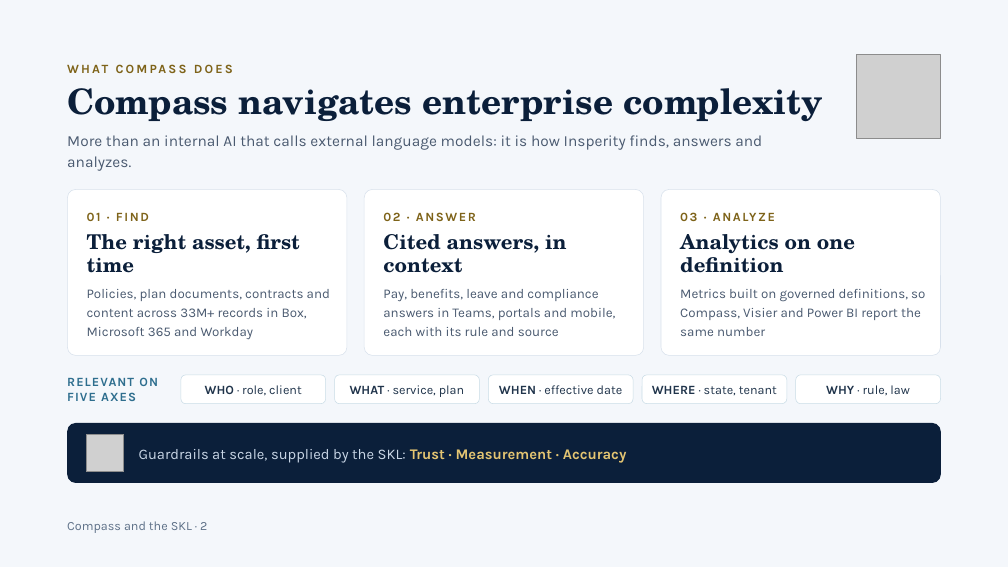
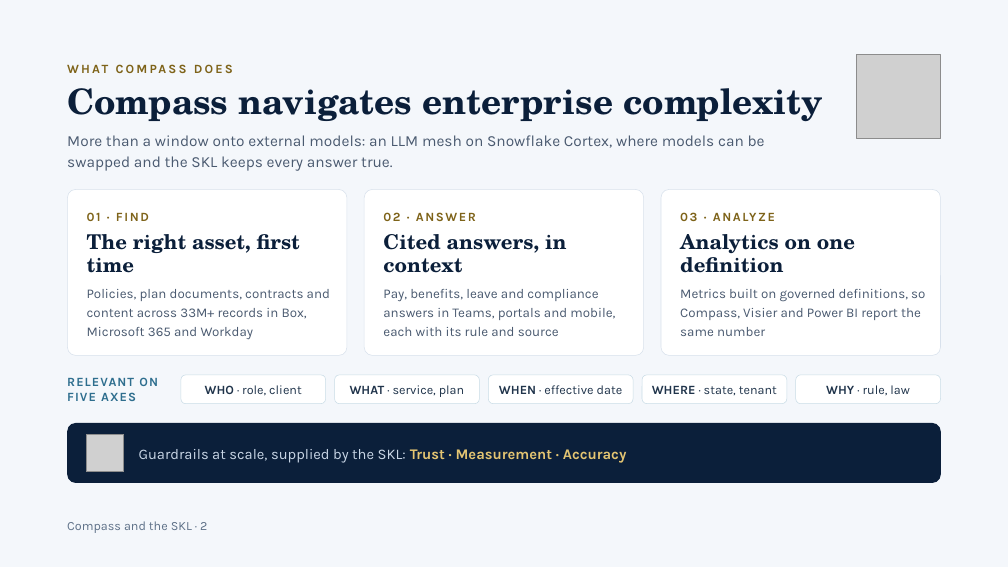
Before and after one commit to jeffw5/Digital-Twins, a slide deck: slide 2 of PEO/Semantic Architecture/Compass and the SKL.pptx. Drawn at 1008x567 pixels with LibreOffice and Linux fonts; fonts in the diff are those of the drawing; grey boxes stand for pictures. Boxes give left, top, right and bottom in pixels: in the first picture for what was removed or moved away, otherwise in the second. Text is boxed around its words. In the diff, an @@ line names an element or a change of style, - is before the commit and + after.

```diff
--- a/PEO/Semantic Architecture/Compass and the SKL.pptx
+++ b/PEO/Semantic Architecture/Compass and the SKL.pptx
@@ text at [67,135,765,171]: text changed @@
-More than an internal AI that calls external language models: it is how Insperity finds, answers and analyzes.
+More than a window onto external models: an LLM mesh on Snowflake Cortex, where models can be swapped and the SKL keeps every answer true.
```
Also in this commit, not shown: 5 other slides changed, 17 other files.
